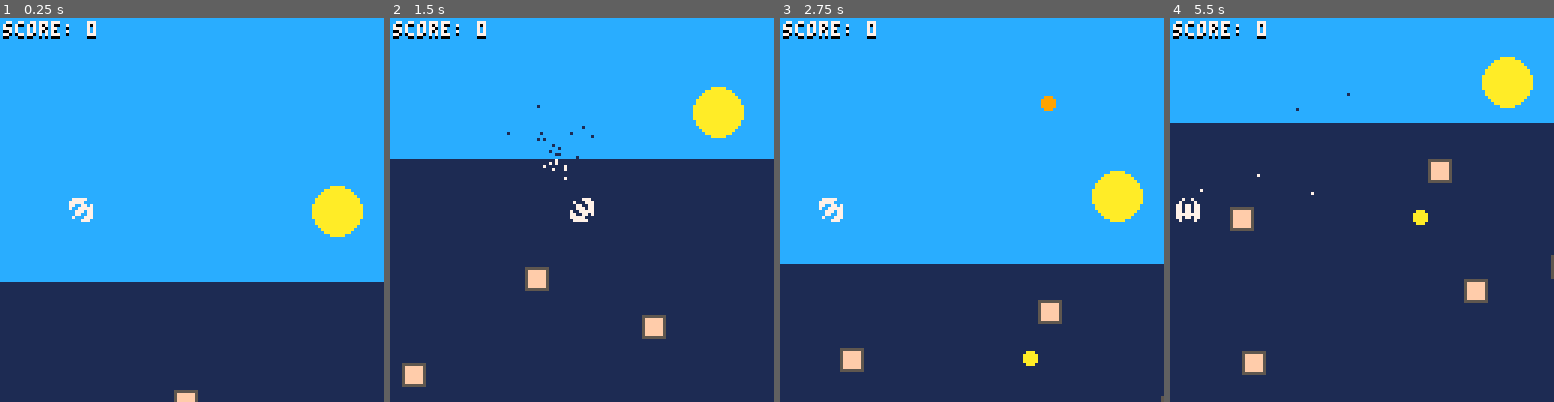
Above: before the commit, frames 1-4 (left to right).
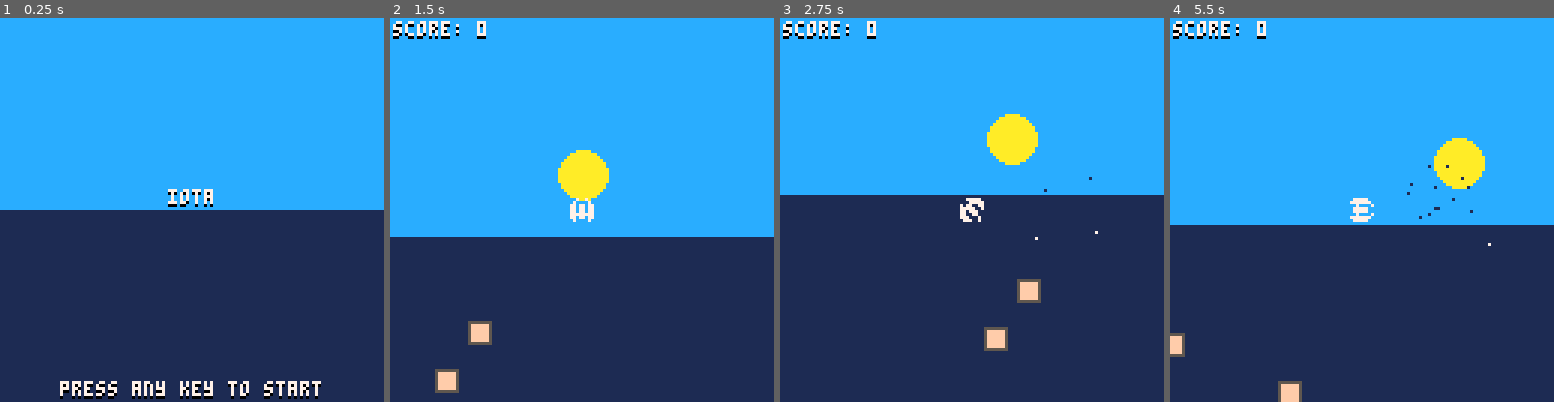
Above: after the commit, the same moments.

Repository: ogmobot/depth-iota
Game: PICO-8 cartridge iota.p8
Two runs of this game, one before a commit and one after it. Both use one fixed random seed, a clock stepped at 60 frames per second and the inputs below.
Inputs:
- Up to frame 1 (0.25 s): no input
- Up to frame 2 (1.5 s): tap X (X key) at 0.33, 1.07 s; tap O (Z key) at 0.7 s
- Up to frame 3 (2.75 s): hold Right 1.6-2.1 s; tap O (Z key) at 1.7, 2.1, 2.5 s; tap X (X key) at 1.85 s; hold Up 2.15-2.42 s; hold Right from 2.47 s (still down)
- Up to frame 4 (5.5 s): tap O (Z key) every 0.4 s from 2.9 to 5.3 s; tap X (X key) at 2.97, 4.08, 5.2 s; release Right at 3.03 s; hold Left 3.08-3.58 s; hold Down 3.63-3.97 s; hold Right 4.02-4.68 s; hold Up 4.73-5.03 s; hold Left from 5.08 s (still down)

The runs differ from the first frame. In frame 1, 22% of the frame differs, in the area x 0-100%, y 0-100%; in frame 2, 24%; in frame 3, 22%; in frame 4, 29%, in the area x 0-100%, y 10-100%.

Commit message:
Added basic title screen, changed spawn location

Diff:
--- a/iota.p8
+++ b/iota.p8
@@ -75,7 +76,9 @@
   end
   return b
 end
+
 function splash(x,y,v)
+  --creates 20 droplets
   sfx(0)
   for _=1,20 do
     b=newdroplet(x,y)
@@ -84,7 +87,9 @@
     add(particles,b)
   end
 end
+
 function sparks(x,y)
+  --creates 20 bubbles
   for i=1,20 do
     b=newbubble(x,y)
     b.vel=rnd()
@@ -133,14 +138,26 @@
   end
   return b
 end
+
+function display_title()
+  camera(0,0)
+  cls(world.skycolour)
+  rectfill(0,64,127,127,world.watercolour)
+  print("iota",64-8,64-6,0)
+  print("iota",64-8,64-7,7)
+  print("press any key to start",64-44,128-6,0)
+  print("press any key to start",64-44,128-7,7)
+  wait_for_input()
+end
+
 function endgame()
   sfx(0)
   print("game over",cam.x+64-18,cam.y+48-4,0)
   print("game over",cam.x+64-18,cam.y+48-5,7)
   flip()
   wait(15)
-  print("press any key to restart",cam.x+64-48,cam.y+48+8,0)
-  print("press any key to restart",cam.x+64-48,cam.y+48+7,7)
+  print("press any key to restart",cam.x+64-48,cam.y+128-6,0)
+  print("press any key to restart",cam.x+64-48,cam.y+128-7,7)
   wait_for_input()
   _init()
 end
@@ -155,11 +172,11 @@
   }
 particles={}
 player={
-  x=16,
-  y=16,
+  x=world.size.x/2,
+  y=world.waterlevel-1,
   rad=4,
   vel=2,
-  ang=.125,
+  ang=.25,
   sprite=0,
   bubtick=0,
   wet=false,
@@ -242,6 +260,7 @@
     camera(t.x,t.y)
   end
   }
+  display_title()
 end
 
 function _update()
@@ -254,8 +273,8 @@
       if p.hp<=0 then
         del(particles,p)
       else
-	       p:update()
-	     end
+        p:update()
+      end
     end
     for c in all(coins) do
       c:update()
